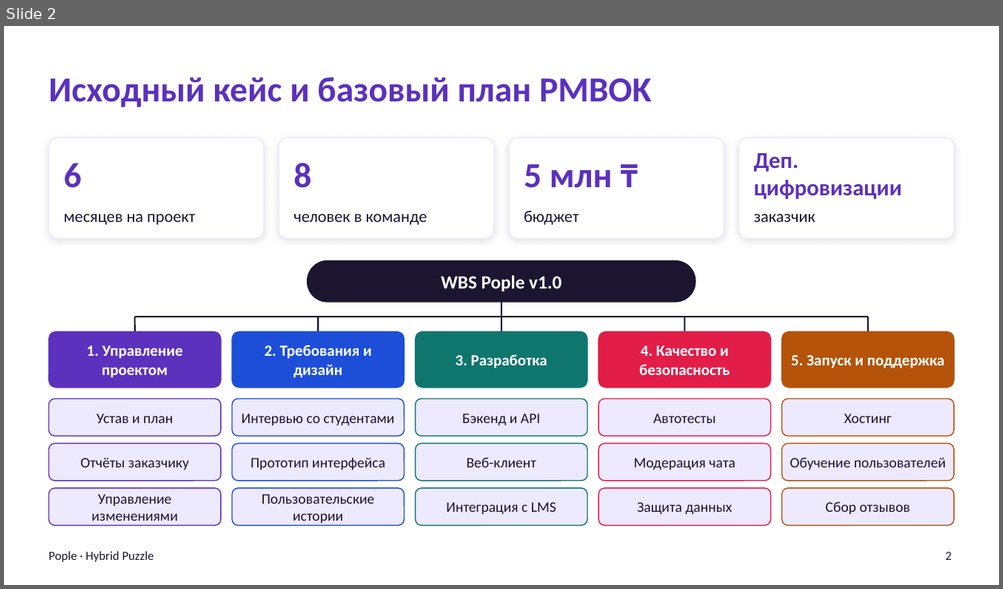
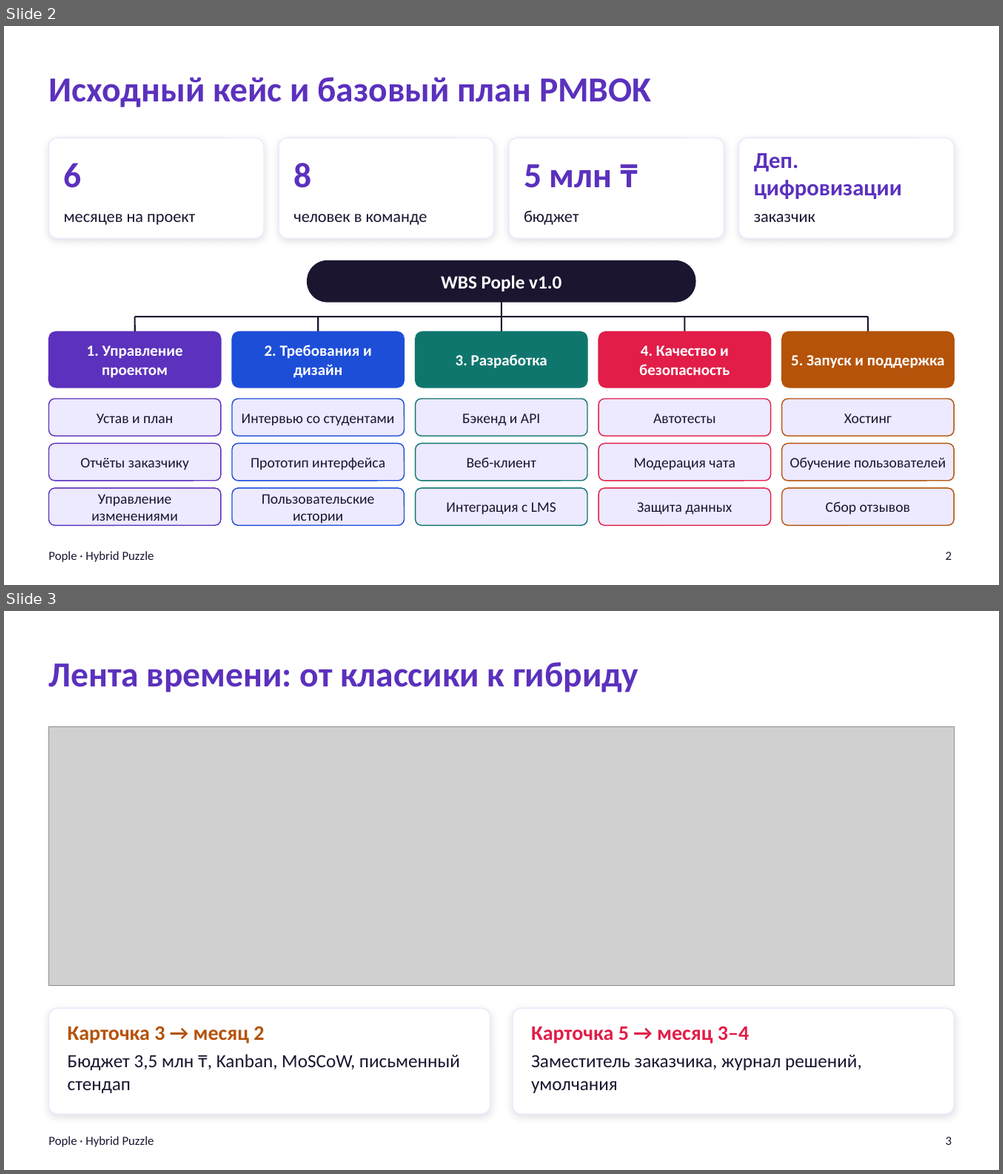
Before and after one commit to taekeanoshi/Almau_messanger, a slide deck: docs/hybrid_pople/Hybrid_Puzzle_Pople.pptx. Shown one above the other, each under a label of ours: slide 2 before the commit, slides 2 and 3 after it. The pictures are 1003x589 and 1003x1174 pixels, drawn with LibreOffice and Linux fonts; fonts in the diff are those of the drawing; grey boxes stand for pictures. Boxes give left, top, right and bottom in pixels: in the first picture for what was removed or moved away, otherwise in the second. Text is boxed around its words. In the diff, an @@ line names an element or a change of style, - is before the commit and + after.

```diff
--- a/docs/hybrid_pople/Hybrid_Puzzle_Pople.pptx
+++ b/docs/hybrid_pople/Hybrid_Puzzle_Pople.pptx
@@ slide 3 added at box(4, 611, 999, 1170), background #FFFFFF; not listed: 1 template element that a slide beside it also shows @@
@@ title added at box(48, 662, 638, 692), 34 pt, text #5B31BD, bold @@
+Лента времени: от классики к гибриду
@@ picture added at box(48, 726, 954, 986) @@
@@ rounded rectangle added at box(48, 1008, 490, 1115), fill #FFFFFF, outline #EDE9FE 1 pt @@
@@ rounded rectangle added at box(513, 1008, 955, 1115), fill #FFFFFF, outline #EDE9FE 1 pt @@
@@ text added at box(68, 1026, 264, 1044), 20 pt, text #B45309, bold @@
+Карточка 3 → месяц 2
@@ text added at box(531, 1026, 748, 1044), 20 pt, text #E11D48, bold @@
+Карточка 5 → месяц 3–4
@@ text added at box(68, 1054, 460, 1093), 18 pt, text #1B1530 @@
+Бюджет 3,5 млн ₸, Kanban, MoSCoW, письменный стендап
@@ text added at box(531, 1055, 862, 1093), 18 pt, text #1B1530 @@
+Заместитель заказчика, журнал решений, умолчания
@@ page number added at box(945, 1137, 951, 1145), 12 pt, text #1B1530 @@
+3
```
Also in this commit, not shown: 4 slides changed, 2 other slides added, 3 slides removed.
